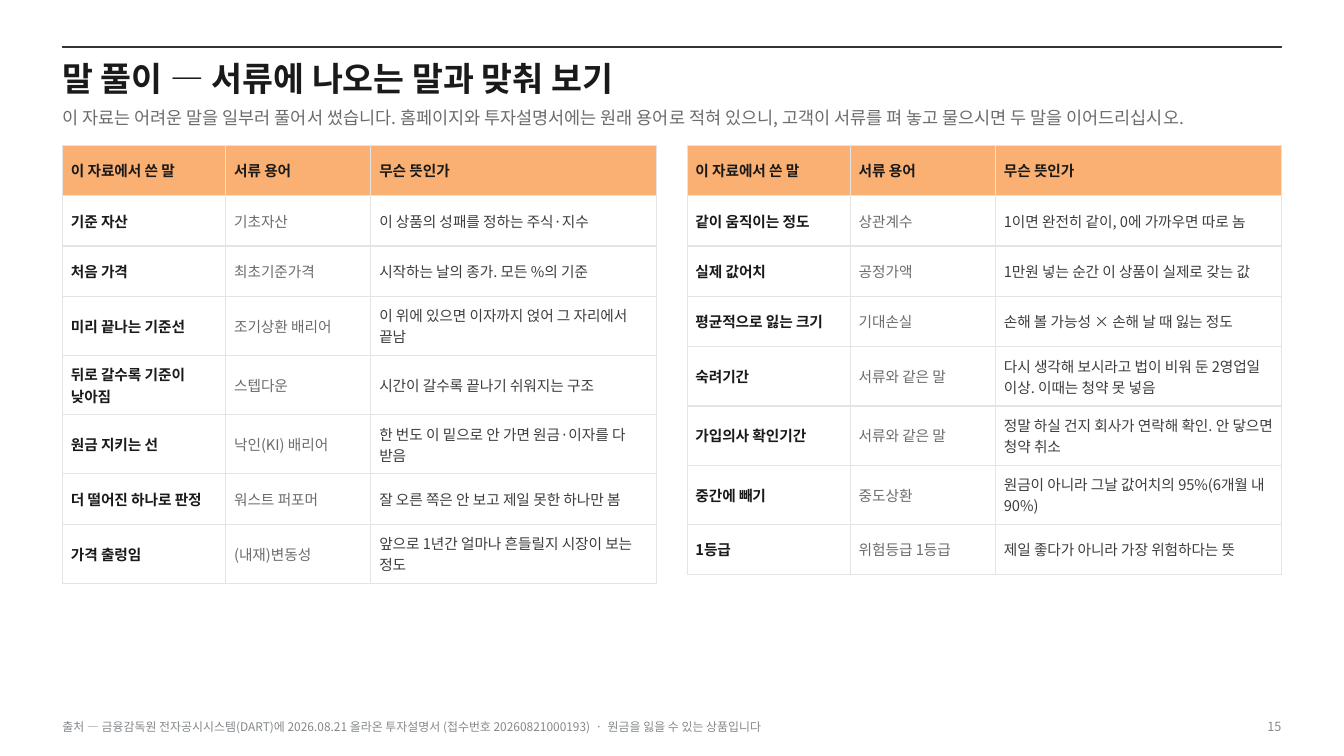
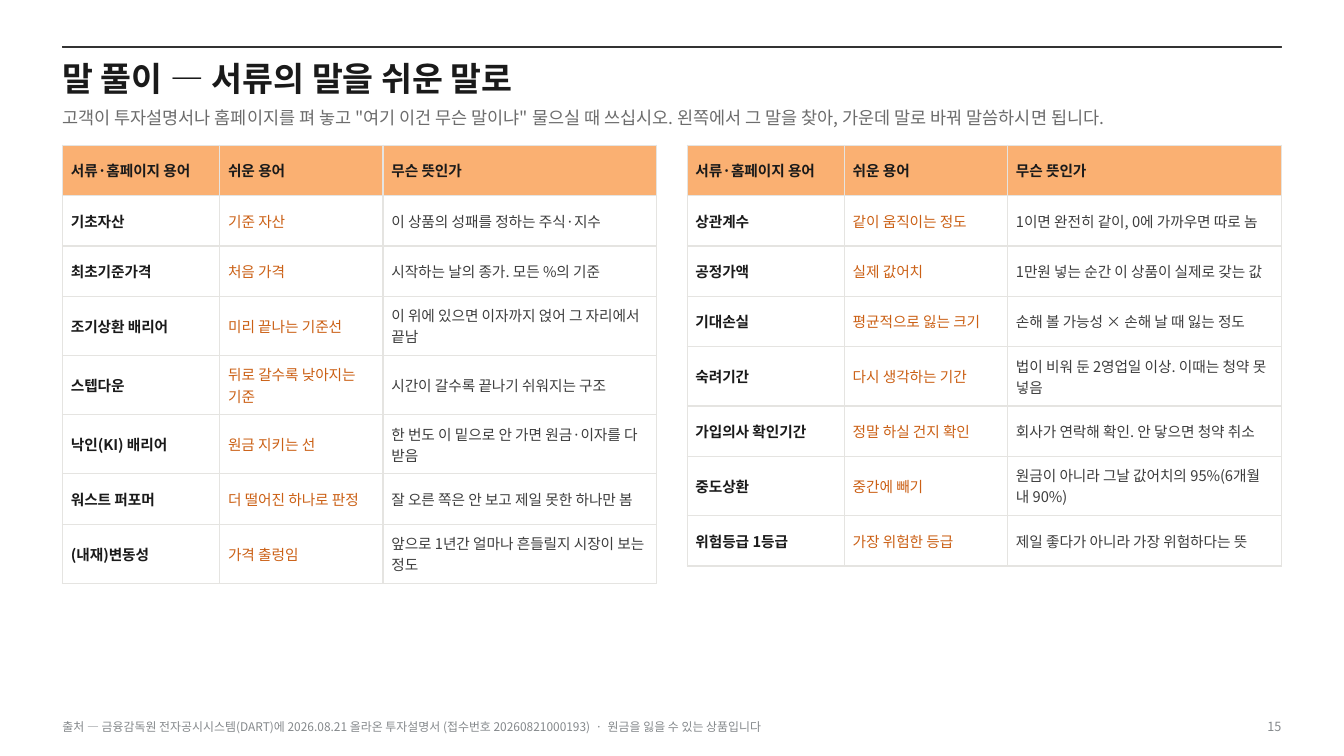
Before and after one commit to hanaroline/work_1, a slide deck: slide 15 of els-proposal.pptx. Drawn at 1344x756 pixels with LibreOffice and Linux fonts; fonts in the diff are those of the drawing. Boxes give left, top, right and bottom in pixels: in the first picture for what was removed or moved away, otherwise in the second. Text is boxed around its words. In the diff, an @@ line names an element or a change of style, - is before the commit and + after.

```diff
--- a/els-proposal.pptx
+++ b/els-proposal.pptx
@@ text at <box>62,62,513,94</box>: text changed @@
-말 풀이 — 서류에 나오는 말과 맞춰 보기
+말 풀이 — 서류의 말을 쉬운 말로
@@ text at <box>62,109,1104,127</box>: text changed @@
-이 자료는 어려운 말을 일부러 풀어서 썼습니다. 홈페이지와 투자설명서에는 원래 용어로 적혀 있으니, 고객이 서류를 펴 놓고 물으시면 두 말을 이어드리십시오.
+고객이 투자설명서나 홈페이지를 펴 놓고 "여기 이건 무슨 말이냐" 물으실 때 쓰십시오. 왼쪽에서 그 말을 찾아, 가운데 말로 바꿔 말씀하시면 됩니다.
@@ table at <box>63,145,657,575</box> @@
-row 1, column 1: 이 자료에서 쓴 말
+row 1, column 1: 서류·홈페이지 용어
-row 1, column 2: 서류 용어
+row 1, column 2: 쉬운 용어
-row 2, column 1: 기준 자산
+row 2, column 1: 기초자산
-row 2, column 2: 기초자산
+row 2, column 2: 기준 자산
-row 3, column 1: 처음 가격
+row 3, column 1: 최초기준가격
-row 3, column 2: 최초기준가격
+row 3, column 2: 처음 가격
-row 4, column 1: 미리 끝나는 기준선
+row 4, column 1: 조기상환 배리어
-row 4, column 2: 조기상환 배리어
+row 4, column 2: 미리 끝나는 기준선
-row 5, column 1: 뒤로 갈수록 기준이 낮아짐
+row 5, column 1: 스텝다운
-row 5, column 2: 스텝다운
+row 5, column 2: 뒤로 갈수록 낮아지는 기준
-row 6, column 1: 원금 지키는 선
+row 6, column 1: 낙인(KI) 배리어
-row 6, column 2: 낙인(KI) 배리어
+row 6, column 2: 원금 지키는 선
-row 7, column 1: 더 떨어진 하나로 판정
+row 7, column 1: 워스트 퍼포머
-row 7, column 2: 워스트 퍼포머
+row 7, column 2: 더 떨어진 하나로 판정
-row 8, column 1: 가격 출렁임
+row 8, column 1: (내재)변동성
-row 8, column 2: (내재)변동성
+row 8, column 2: 가격 출렁임
@@ table at <box>688,145,1282,553</box> @@
-row 1, column 1: 이 자료에서 쓴 말
+row 1, column 1: 서류·홈페이지 용어
-row 1, column 2: 서류 용어
+row 1, column 2: 쉬운 용어
-row 2, column 1: 같이 움직이는 정도
+row 2, column 1: 상관계수
-row 2, column 2: 상관계수
+row 2, column 2: 같이 움직이는 정도
-row 3, column 1: 실제 값어치
+row 3, column 1: 공정가액
-row 3, column 2: 공정가액
+row 3, column 2: 실제 값어치
-row 4, column 1: 평균적으로 잃는 크기
+row 4, column 1: 기대손실
-row 4, column 2: 기대손실
+row 4, column 2: 평균적으로 잃는 크기
-row 5, column 2: 서류와 같은 말
+row 5, column 2: 다시 생각하는 기간
-row 5, column 3: 다시 생각해 보시라고 법이 비워 둔 2영업일 이상. 이때는 청약 못 넣음
+row 5, column 3: 법이 비워 둔 2영업일 이상. 이때는 청약 못 넣음
-row 6, column 2: 서류와 같은 말
+row 6, column 2: 정말 하실 건지 확인
-row 6, column 3: 정말 하실 건지 회사가 연락해 확인. 안 닿으면 청약 취소
+row 6, column 3: 회사가 연락해 확인. 안 닿으면 청약 취소
-row 7, column 1: 중간에 빼기
+row 7, column 1: 중도상환
-row 7, column 2: 중도상환
+row 7, column 2: 중간에 빼기
-row 8, column 1: 1등급
+row 8, column 1: 위험등급 1등급
-row 8, column 2: 위험등급 1등급
+row 8, column 2: 가장 위험한 등급
```
Also in this commit, not shown: 5 other slides changed, 4 other files.
